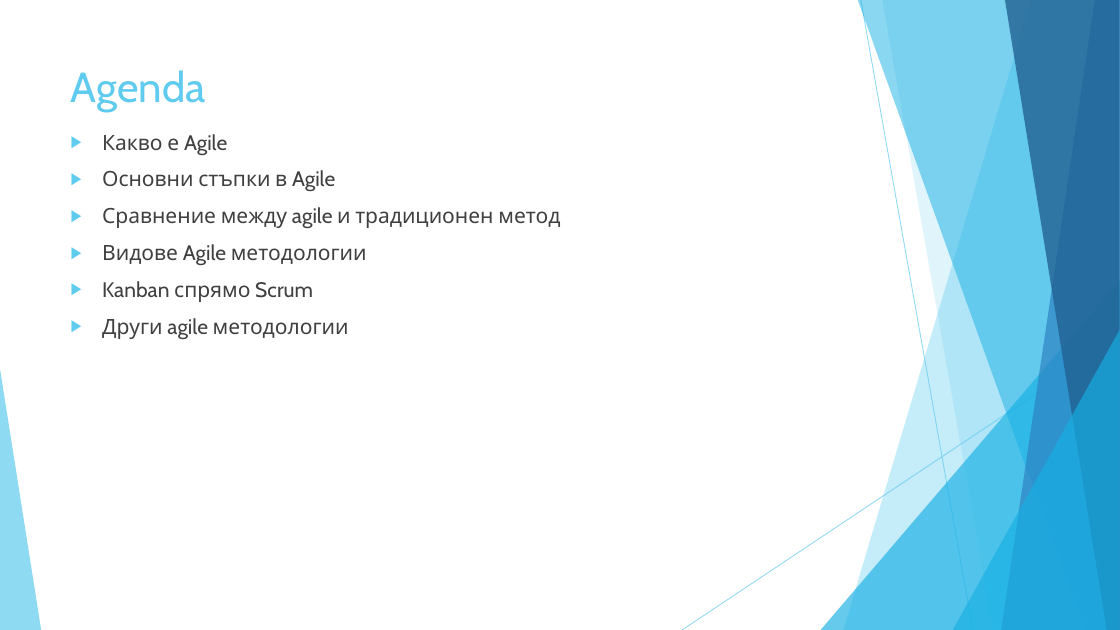
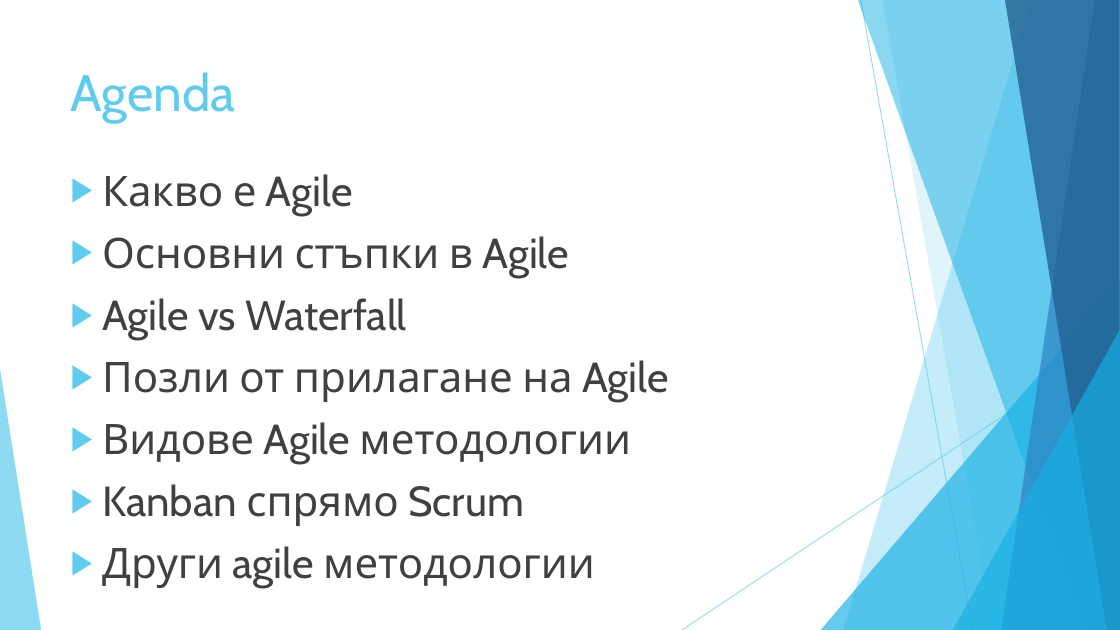
Before and after one commit to vtasheva/coursework-customer-requirements, a slide deck: slide 2 of Coursework - presentation.pptx. Drawn at 1120x630 pixels with LibreOffice and Linux fonts; fonts in the diff are those of the drawing. Boxes give left, top, right and bottom in pixels: in the first picture for what was removed or moved away, otherwise in the second. Text is boxed around its words. In the diff, an @@ line names an element or a change of style, - is before the commit and + after.

```diff
--- a/Coursework - presentation.pptx
+++ b/Coursework - presentation.pptx
@@ title "Agenda" at (71,72,236,122): size 36 to 44 pt @@
@@ text "Какво е Agile": place and size @@
-text "Какво е Agile" at (102,134,560,339)
+text "Какво е Agile" at (102,174,669,588)
@@ text at (102,174,631,588): size 18 to 36 pt in "Какво е Agile", "Основни стъпки в Agile", "Видове Agile методологии", "Kanban спрямо Scrum" and 1 more places @@
@@ text at (102,298,669,402): text changed; size 18 to 36 pt @@
-▶ Сравнение между agile и традиционен метод
+▶ Agile vs Waterfall
+▶ Позли от прилагане на Agile
```
Also in this commit, not shown: 1 other slide changed, 19 slides added, 1 other file.
